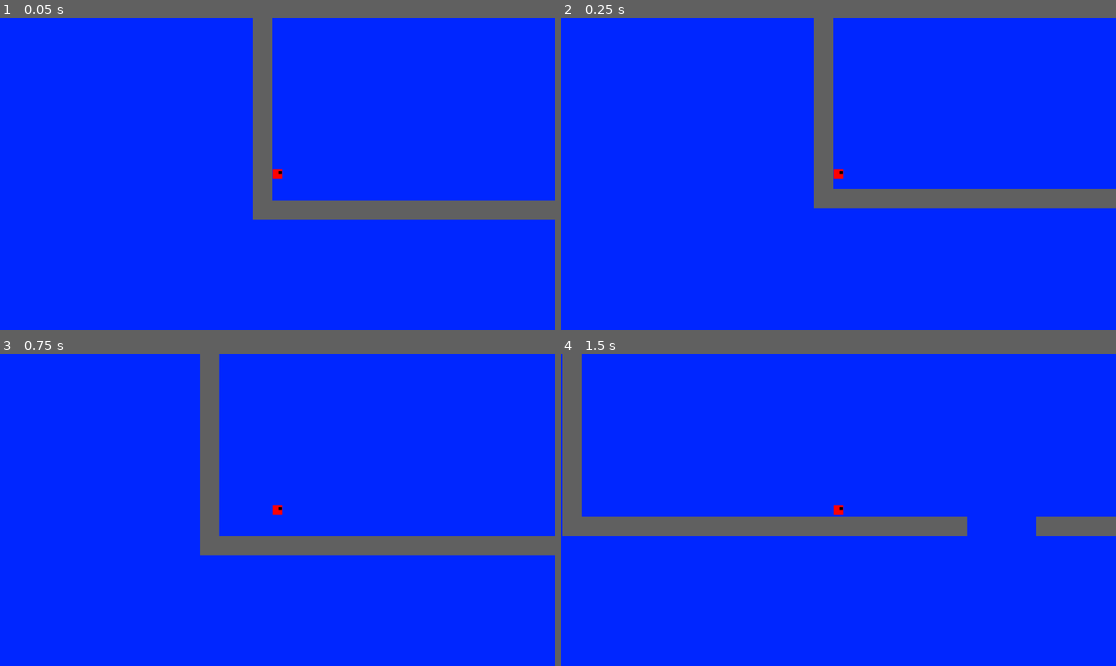
Above: before the commit, frames 1-4 (two rows, left to right).
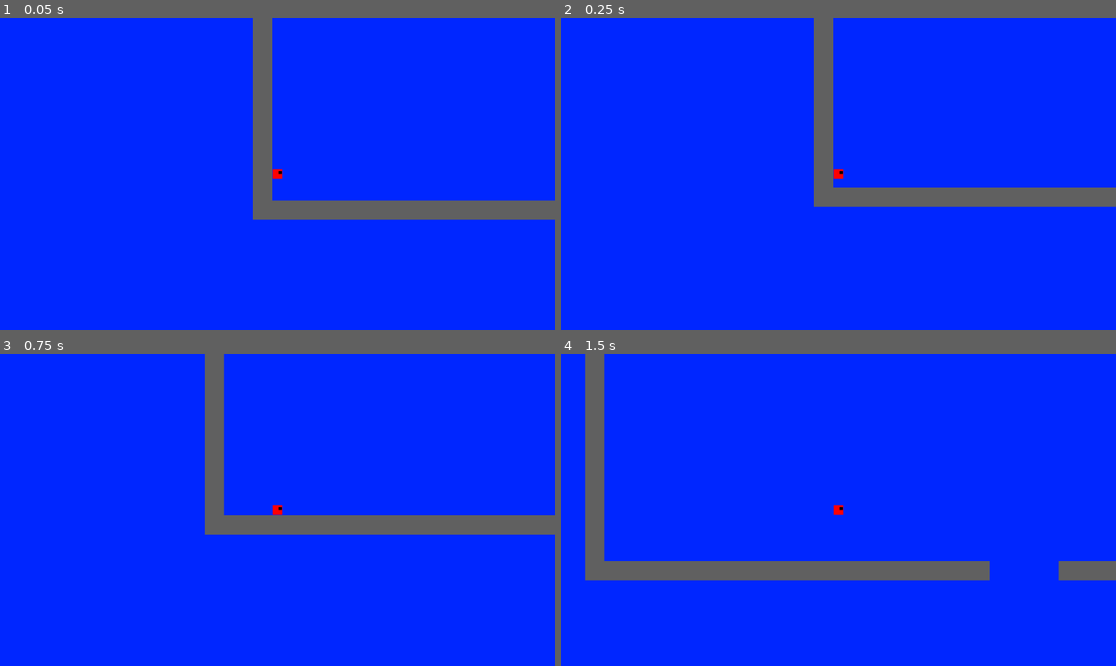
Above: after the commit, the same moments.

Repository: aduImperfect/SquarePlatformer
Game: Godot game, scene res://TSCN/main.tscn
Two runs of this game, one before a commit and one after it. Both use one fixed random seed, a clock stepped at 60 frames per second and the inputs below.
Inputs:
- Up to frame 1 (0.05 s): no input
- Up to frame 2 (0.25 s): no input
- Up to frame 3 (0.75 s): tap Enter (ui_accept) at 0.5, 0.6 s; hold Right (ui_right) from 0.53 s (still down)
- Up to frame 4 (1.5 s): keep holding Right (ui_right); tap Enter (ui_accept) at 0.77, 1.07 s; tap Space at 1.35 s

Frame 1 is identical in both runs. In frame 2, 0.6% of the frame differs, in the area x 45-100%, y 54-62%; in frame 3, 8.8%; in frame 4, 14%, in the area x 0-100%, y 0-73%.

Commit message:
Updating code by removing duplicates.

Diff:
--- a/square-platformer/TSCN/player_input_mgr.gd
+++ b/square-platformer/TSCN/player_input_mgr.gd
@@ -17,7 +17,7 @@
 @export var up_speed_min_diff : float = 0.0
 @export var horiz_speed_min_diff : float = 0.0
 
-@export var no_input : bool = false
+@export var is_moving : bool = false
 @export var is_jumping : bool = false
 @export var grounded : bool = true
 
@@ -42,14 +42,14 @@
 	horiz_speed_min = 0.0
 	up_speed_min_diff = 0.1
 	horiz_speed_min_diff = 0.1
-	no_input = false
+	is_moving = false
 	is_jumping = false
 	grounded = true
 	playerStartPos = position
 
 # Called every frame. 'delta' is the elapsed time since the previous frame.
 func _process(_delta: float) -> void:
-	if no_input == true:
+	if not is_moving:
 		if horiz_speed < -horiz_speed_min_diff:
 			horiz_speed += _delta * horiz_speed_dec
 		elif  horiz_speed > horiz_speed_min_diff:
@@ -57,10 +57,10 @@
 		else:
 			horiz_speed = horiz_speed_min
 
-	if is_jumping == true && grounded == true:
+	if is_jumping and grounded:
 		up_speed = max_up_speed
 		grounded = false
-	elif grounded == false:
+	elif not grounded:
 		if up_speed > up_speed_min_diff:
 			up_speed -= _delta * up_speed_dec
 		else:
@@ -73,40 +73,36 @@
 	position.x += _delta * horiz_speed
 	position.y -= _delta * up_speed
 
-	if not is_on_floor():
-		velocity.y += gravity * _delta
-
 	if wall_jump_lock_timer > 0:
 		wall_jump_lock_timer -= _delta
 
-	# 1. Handle Wall Sliding
-	if is_on_wall() and not is_on_floor() and velocity.y > 0:
-		velocity.y = min(velocity.y, WALL_SLIDE_SPEED)
-
-	# 2. Handle Jumping
-	if Input.is_action_just_pressed("ui_accept"):
-		if is_on_floor():
+	if is_on_floor():
+		if is_jumping:
 			velocity.y = JUMP_VELOCITY
-		elif is_on_wall() and not is_on_floor():
-			# Wall Jump: Use wall normal to push away
-			velocity.x = get_wall_normal().x * WALL_JUMP_PUSHBACK
-			velocity.y = JUMP_VELOCITY
-			wall_jump_lock_timer = WALL_JUMP_LOCK_TIME
+		else:
+			pass
+		grounded = true
+		up_speed = up_speed_min
+	else:
+		if is_on_wall():
+			if is_jumping:
+				# Wall Jump: Use wall normal to push away
+				velocity.x = get_wall_normal().x * WALL_JUMP_PUSHBACK
+				velocity.y = JUMP_VELOCITY
+				wall_jump_lock_timer = WALL_JUMP_LOCK_TIME
+			if velocity.y > 0.0:
+				# 1. Handle Wall Sliding
+				velocity.y = min(velocity.y, WALL_SLIDE_SPEED)
+		#Gravity fall! Times 2!
+		velocity.y += gravity * _delta * 2
+		grounded = false
 
 	# 3. Handle Horizontal Movement (with control lock)
 	if wall_jump_lock_timer <= 0:
-		var direction = Input.get_axis("ui_left", "ui_right")
-		velocity.x = direction * SPEED
+		velocity.x = horiz_speed
 	else:
 		# Air control during wall jump lock (optional, keeps inertia)
 		velocity.x = move_toward(velocity.x, 0, 50)
-
-	if not is_on_floor():
-		grounded = false
-		velocity.y += gravity * _delta
-	else:
-		grounded = true
-		up_speed = up_speed_min
 
 	move_and_slide()
 
@@ -114,16 +110,16 @@
 	if _event is InputEventKey and _event.keycode == KEY_LEFT:
 		if _event.is_pressed():
 			horiz_speed = -max_horiz_speed
-			no_input = false
+			is_moving = true
 		else:
-			no_input = true
+			is_moving = false
 
 	if _event is InputEventKey and _event.keycode == KEY_RIGHT:
 		if _event.is_pressed():
 			horiz_speed = max_horiz_speed
-			no_input = false
+			is_moving = true
 		else:
-			no_input = true
+			is_moving = false
 
 	if _event is InputEventKey and _event.keycode == KEY_UP:
 		if _event.is_pressed():
@@ -142,6 +138,5 @@
 		position = playerStartPos
 		up_speed = 0.0
 		horiz_speed = 0.0
-		no_input = false
+		is_moving = false
 		is_jumping = false
-		grounded = true
